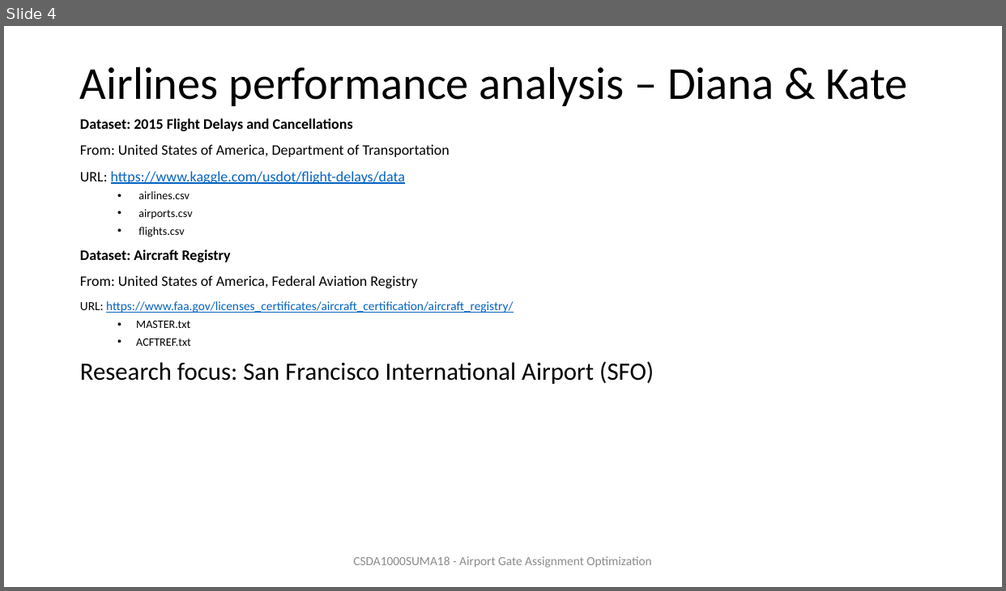
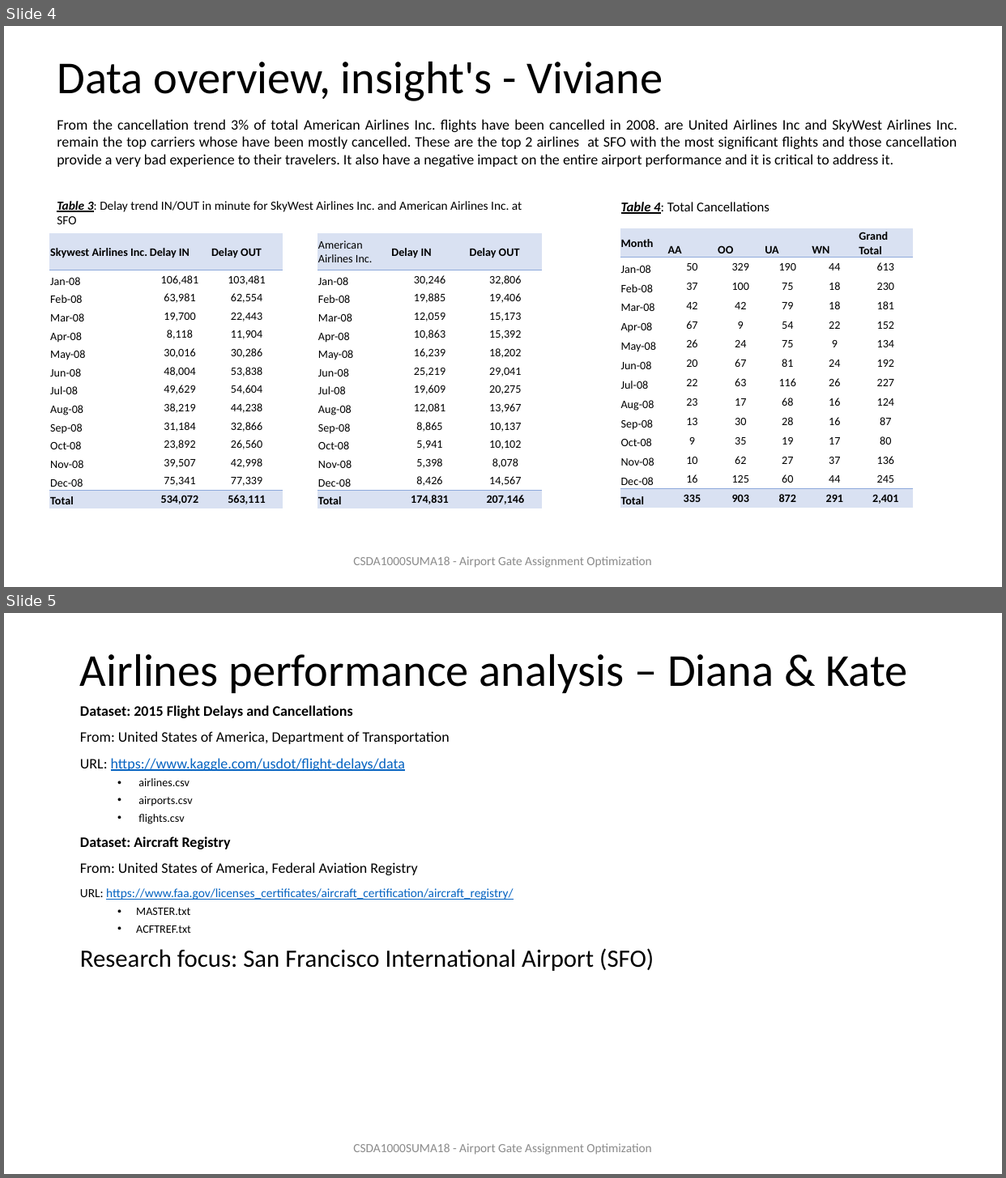
Before and after one commit to ivbsoftware/big-data-final, a slide deck: docs/slideshow/draft-Final Presentation.pptx. Shown one above the other, each under a label of ours: slide 4 before the commit, slides 4 and 5 after it. The pictures are 1006x591 and 1006x1178 pixels, drawn with LibreOffice and Linux fonts; fonts in the diff are those of the drawing. Boxes give left, top, right and bottom in pixels: in the first picture for what was removed or moved away, otherwise in the second. Text is boxed around its words. In the diff, an @@ line names an element or a change of style, - is before the commit and + after.

Commit message:
adding data insight into draft final presentation

```diff
--- a/docs/slideshow/draft-Final Presentation.pptx
+++ b/docs/slideshow/draft-Final Presentation.pptx
@@ slide 4 added at (4, 26, 1002, 587), background #FFFFFF @@
@@ text added at (57, 61, 663, 101), 44 pt, text #000000 @@
+Data overview, insight's - Viviane
@@ text added at (57, 119, 957, 167), 14 pt, text #000000 @@
+From the cancellation trend 3% of total American Airlines Inc. flights have been cancelled in 2008. are United Airlines Inc and SkyWest Airlines Inc. remain the top carriers whose have been mostly cancelled. These are the top 2 airlines at SFO with the most significant flights and those cancellation provide a very bad experience to their travelers. It also have a negative impact on the entire airport performance and it is critical to address it.
@@ text added at (57, 201, 522, 224), 12 pt, text #000000 @@
+Table 3: Delay trend IN/OUT in minute for SkyWest Airlines Inc. and American Airlines Inc. at SFO
@@ text added at (621, 202, 769, 214), 13 pt, text #000000 @@
+Table 4: Total Cancellations
@@ table added at (49, 233, 283, 509), 14 rows, 3 columns @@
+Skywest Airlines Inc. | Delay IN | Delay OUT
+Jan-08 | 106,481 | 103,481
+Feb-08 | 63,981 | 62,554
+Mar-08 | 19,700 | 22,443
+Apr-08 | 8,118 | 11,904
+May-08 | 30,016 | 30,286
+Jun-08 | 48,004 | 53,838
+Jul-08 | 49,629 | 54,604
+Aug-08 | 38,219 | 44,238
+Sep-08 | 31,184 | 32,866
+Oct-08 | 23,892 | 26,560
+Nov-08 | 39,507 | 42,998
+Dec-08 | 75,341 | 77,339
+Total | 534,072 | 563,111
@@ table added at (317, 233, 543, 509), 14 rows, 3 columns @@
+American Airlines Inc. | Delay IN | Delay OUT
+Jan-08 | 30,246 | 32,806
+Feb-08 | 19,885 | 19,406
+Mar-08 | 12,059 | 15,173
+Apr-08 | 10,863 | 15,392
+May-08 | 16,239 | 18,202
+Jun-08 | 25,219 | 29,041
+Jul-08 | 19,609 | 20,275
+Aug-08 | 12,081 | 13,967
+Sep-08 | 8,865 | 10,137
+Oct-08 | 5,941 | 10,102
+Nov-08 | 5,398 | 8,078
+Dec-08 | 8,426 | 14,567
+Total | 174,831 | 207,146
@@ table added at (620, 228, 914, 509), 14 rows, 6 columns @@
+Month | AA | OO | UA | WN | Grand Total
+Jan-08 | 50 | 329 | 190 | 44 | 613
+Feb-08 | 37 | 100 | 75 | 18 | 230
+Mar-08 | 42 | 42 | 79 | 18 | 181
+Apr-08 | 67 | 9 | 54 | 22 | 152
+May-08 | 26 | 24 | 75 | 9 | 134
+Jun-08 | 20 | 67 | 81 | 24 | 192
+Jul-08 | 22 | 63 | 116 | 26 | 227
+Aug-08 | 23 | 17 | 68 | 16 | 124
+Sep-08 | 13 | 30 | 28 | 16 | 87
+Oct-08 | 9 | 35 | 19 | 17 | 80
+Nov-08 | 10 | 62 | 27 | 37 | 136
+Dec-08 | 16 | 125 | 60 | 44 | 245
+Total | 335 | 903 | 872 | 291 | 2,401
@@ text added at (353, 557, 651, 568), 12 pt, text #8C8C8C @@
+CSDA1000SUMA18 - Airport Gate Assignment Optimization
@@ what was slide 4 is now slide 5 @@
```
Also in this commit, not shown: 1 other slide added, 1 slide removed.
